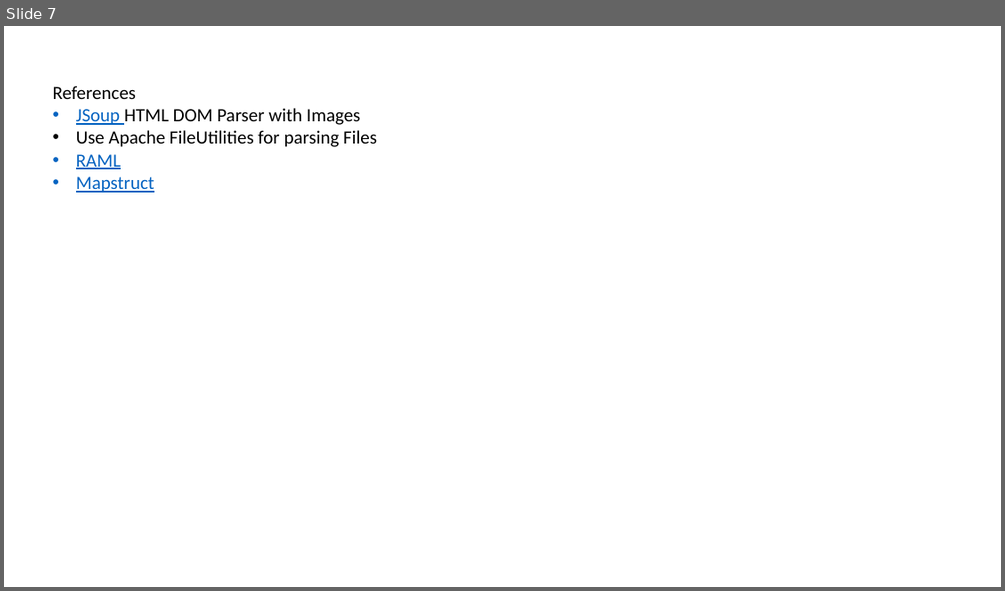
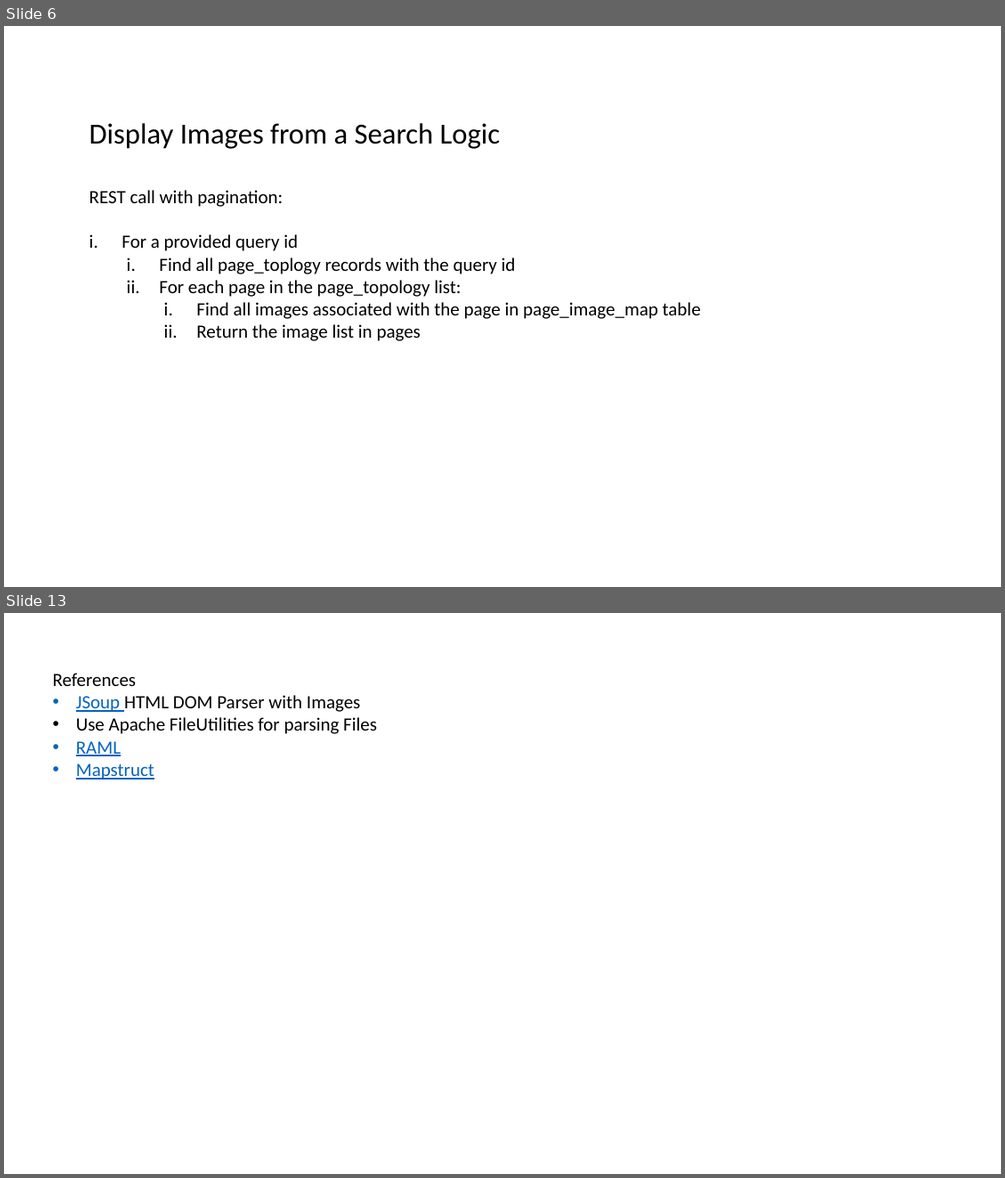
Before and after one commit to datim/squid, a slide deck: docs/design.pptx. Shown one above the other, each under a label of ours: slide 7 before the commit, slides 6 and 13 after it; the slides between them are not shown. The pictures are 1005x591 and 1005x1178 pixels, drawn with LibreOffice and Linux fonts; fonts in the diff are those of the drawing. Boxes give left, top, right and bottom in pixels: in the first picture for what was removed or moved away, otherwise in the second. Text is boxed around its words. In the diff, an @@ line names an element or a change of style, - is before the commit and + after.

Commit message:
Update design for new tables

```diff
--- a/docs/design.pptx
+++ b/docs/design.pptx
@@ slide 6 added at bbox=[4, 26, 1001, 587], background #FFFFFF @@
@@ text added at bbox=[89, 123, 701, 341], 18 pt, text #000000 @@
+Display Images from a Search Logic
+REST call with pagination:
+i. For a provided query id
+  i. Find all page_toplogy records with the query id
+  ii. For each page in the page_topology list:
+    i. Find all images associated with the page in page_image_map table
+    ii. Return the image list in pages
@@ what was slide 7 is now slide 13 @@
```
Also in this commit, not shown: 4 slides changed, 6 other slides added, 2 slides removed.
